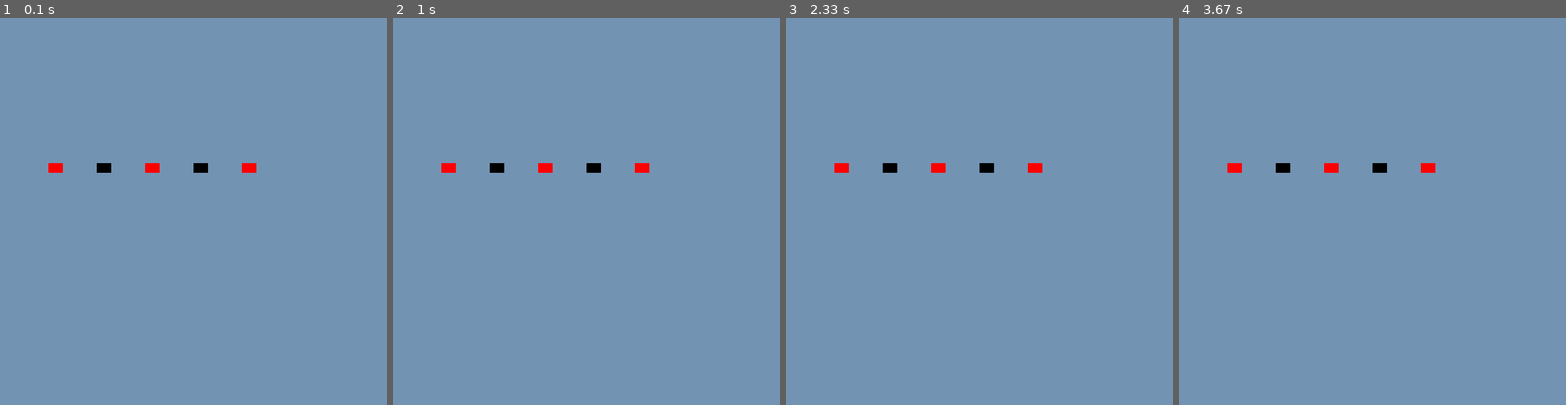
Above: before the commit, frames 1-4 (left to right).
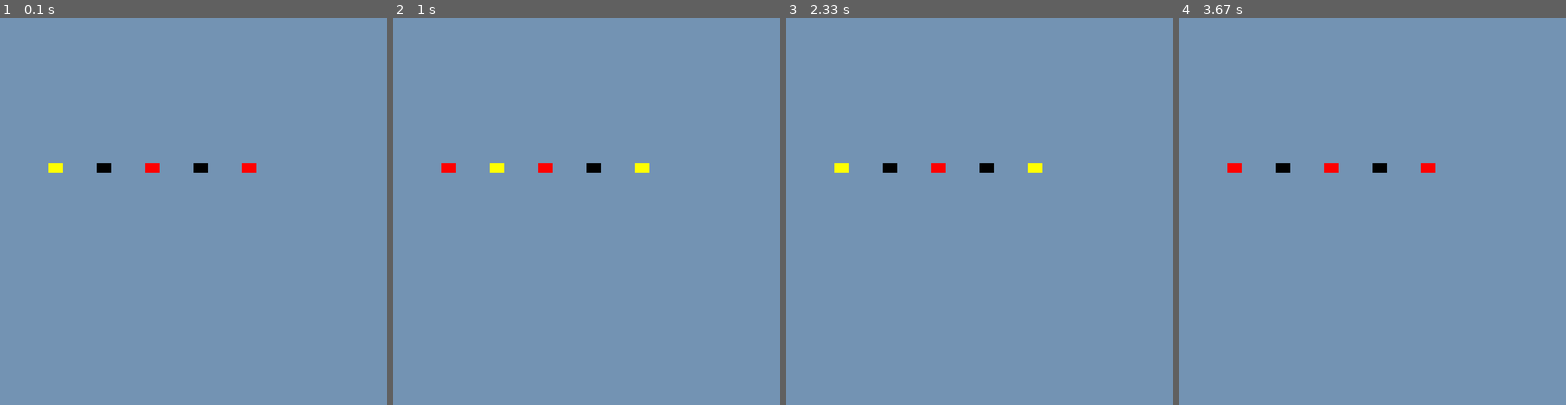
Above: after the commit, the same moments.

Repository: charles-kahlenberg/Bomb-defusal
Game: pygame game, started from Melody Game.py
Two runs of this game, one before a commit and one after it. Both use one fixed random seed, a clock stepped at 60 frames per second and the inputs below.
Inputs (mouse positions are in pixels of both pictures, inside the frame that each line leads up to):
- Up to frame 1 (0.1 s): no input
- Up to frame 2 (1 s): click (497, 168) at 0.88 s
- Up to frame 3 (2.33 s): click (1033, 168) at 2.22 s
- Up to frame 4 (3.67 s): no input

The runs differ from the first frame. In frame 1, less than 0.1% of the frame differs, in the area x 12-17%, y 37-40%; in frame 2, 0.2%, in the area x 25-67%, y 37-40%; in frame 3, 0.2%; in frame 4, nothing differs.

Commit message:
Update Melody Game.py

Diff:
--- a/Melody Game.py
+++ b/Melody Game.py
@@ -17,7 +17,6 @@
 import pygame
 import random
 import sys
-import time
 import numpy as np
 
 pygame.mixer.pre_init(frequency=44100, size=-16, channels=2, buffer=512)
@@ -57,17 +56,35 @@
 
 #Make Sprites
 
+HIGHLIGHT_COLOR = (255, 255, 0)  # yellow flash, visible on both red and black sprites
+HIGHLIGHT_MS = 350
+
 class Sprite(pygame.sprite.Sprite):
     def __init__(self, color, height, width):
         super().__init__()
 
-        self.image = pygame.Surface([width, height])
-        self.image.fill(SURFACE_COLOR)
-        self.image.set_colorkey(COLOR)
-
-        pygame.draw.rect(self.image, color, pygame.Rect(0, 0, width, height))
-
+        self.base_image = pygame.Surface([width, height])
+        self.base_image.fill(SURFACE_COLOR)
+        self.base_image.set_colorkey(COLOR)
+        pygame.draw.rect(self.base_image, color, pygame.Rect(0, 0, width, height))
+
+        self.highlight_image = pygame.Surface([width, height])
+        self.highlight_image.fill(SURFACE_COLOR)
+        self.highlight_image.set_colorkey(COLOR)
+        pygame.draw.rect(self.highlight_image, HIGHLIGHT_COLOR, pygame.Rect(0, 0, width, height))
+
+        self.image = self.base_image
         self.rect = self.image.get_rect()
+        self.highlight_until = 0
+
+    def highlight(self, now):
+        self.image = self.highlight_image
+        self.highlight_until = now + HIGHLIGHT_MS
+
+    def update_highlight(self, now):
+        if self.highlight_until and now >= self.highlight_until:
+            self.image = self.base_image
+            self.highlight_until = 0
 
 class ClickableSprite(pygame.sprite.Sprite):
     def __init__(self, image, x, y):
@@ -129,20 +146,74 @@
 button_chord_names = ["C_major", "D_minor", "E_minor", "F_major", "G_major"]
 button_sounds = [make_chord_sound(CHORD_LIBRARY[name]) for name in button_chord_names]
 
-able_to_click = False
+#Game state
+rounds = 0
+strikes = 0
+max_strikes = 3
 game_over = False
 
+melody = []
+player_melody = []
+state = "start_round"    # "start_round" -> "computer_playing" -> "player_input" -> "check"
+note_index = 0
+next_note_time = 0
+chord_gap_ms = 800        # time between computer-played chords
+
 while exit_game:
+    now = pygame.time.get_ticks()
+
     for event in pygame.event.get():
         if event.type == pygame.QUIT:
             exit_game = False
-        elif event.type == pygame.MOUSEBUTTONDOWN and event.button == 1 and not game_over and able_to_click:
-            for i, obj in enumerate(sprite_objects): #Generated by ChatGPT, modified to fit my game
+        elif event.type == pygame.MOUSEBUTTONDOWN and event.button == 1 and not game_over and state == "player_input":
+            for i, obj in enumerate(sprite_objects): #Generated by Claude, modified to fit my game
                 if obj.rect.collidepoint(event.pos):
                     print(f"Sprite{i+1} clicked! Playing {button_chord_names[i]}")
                     button_sounds[i].play()
-                    #Add the corresponding note to the melody list that the player has to repeat
+                    obj.highlight(now)
+                    player_melody.append(button_chord_names[i])
+                    if len(player_melody) >= len(melody):
+                        state = "check"
                     break
+
+    if not game_over:
+        if state == "start_round":
+            melody_length = rounds + 1
+            melody = [random.choice(button_chord_names) for _ in range(melody_length)]
+            player_melody = []
+            note_index = 0
+            next_note_time = now
+            print(f"Round {rounds + 1}: Listen to the melody! ({melody})")
+            state = "computer_playing"
+
+        elif state == "computer_playing":
+            if now >= next_note_time:
+                if note_index < len(melody):
+                    chord_name = melody[note_index]
+                    chord_idx = button_chord_names.index(chord_name)
+                    button_sounds[chord_idx].play()
+                    sprite_objects[chord_idx].highlight(now)
+                    note_index += 1
+                    next_note_time = now + chord_gap_ms
+                else:
+                    print("Your turn — repeat the melody!")
+                    state = "player_input"
+
+        elif state == "check":
+            if player_melody == melody:
+                print("Correct! Next round.")
+                rounds += 1
+            else:
+                strikes += 1
+                print(f"Wrong! Strike {strikes}/{max_strikes}.")
+                if strikes >= max_strikes:
+                    print("Game over!")
+                    game_over = True
+            if not game_over:
+                state = "start_round"
+
+    for s in sprite_objects:
+        s.update_highlight(now)
 
     all_sprites_list.update()
     screen.fill(SURFACE_COLOR)
@@ -152,46 +223,3 @@
 
 pygame.quit()
 sys.exit()
-
-#Computer Generates a random melody by playing the corresponding chords in order, and the player has to repeat the melody by clicking the buttons in the correct order. If the player clicks the wrong button, they get a strike counter added to them, and they have to start the melody over again. If the player gets 3 strikes, they lose and have to start the game over again.
-rounds = 0
-strikes = 0
-while rounds >= 0 and strikes < 3:
-    #Computer generates a random melody
-    melody_length = rounds + 1
-    melody = [random.choice(button_chord_names) for _ in range(melody_length)]
-
-    #Computer plays the melody
-    print (f"Round {rounds + 1}: Listen to the melody!")
-    for chord_name in melody:
-        chord_index = button_chord_names.index(chord_name)
-        button_sounds[chord_index].play()
-        time.sleep(0.8)  # Wait for the sound to play before the next one
-
-    able_to_click = True
-    player_melody = []
-
-    while len(player_melody) < melody_length:
-        for event in pygame.event.get():
-            if event.type == pygame.MOUSEBUTTONDOWN and event.button == 1:
-                for i, obj in enumerate(sprite_objects):
-                    if obj.rect.collidepoint(event.pos):
-                        print(f"Sprite{i+1} clicked! Playing {button_chord_names[i]}")
-                        button_sounds[i].play()
-                        player_melody.append(button_chord_names[i])
-                        break
-
-        all_sprites_list.update()
-        screen.fill(SURFACE_COLOR)
-        all_sprites_list.draw(screen)
-        pygame.display.flip()
-        clock.tick(60)
-
-    able_to_click = False
-
-    if player_melody == melody:
-        print("Correct! Moving to the next round.")
-        rounds += 1
-    else:
-        strikes += 1
-        print(f"Wrong! Strike {strikes}/3. Try again.")
